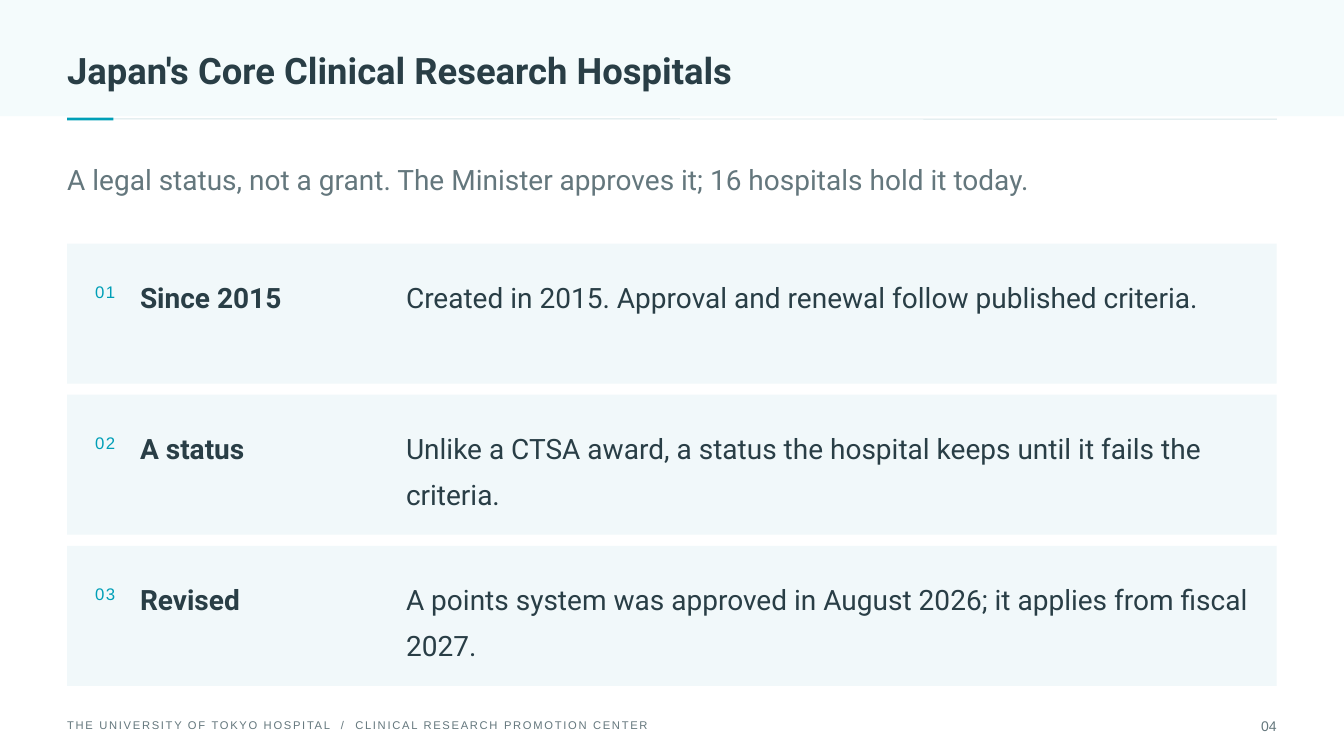
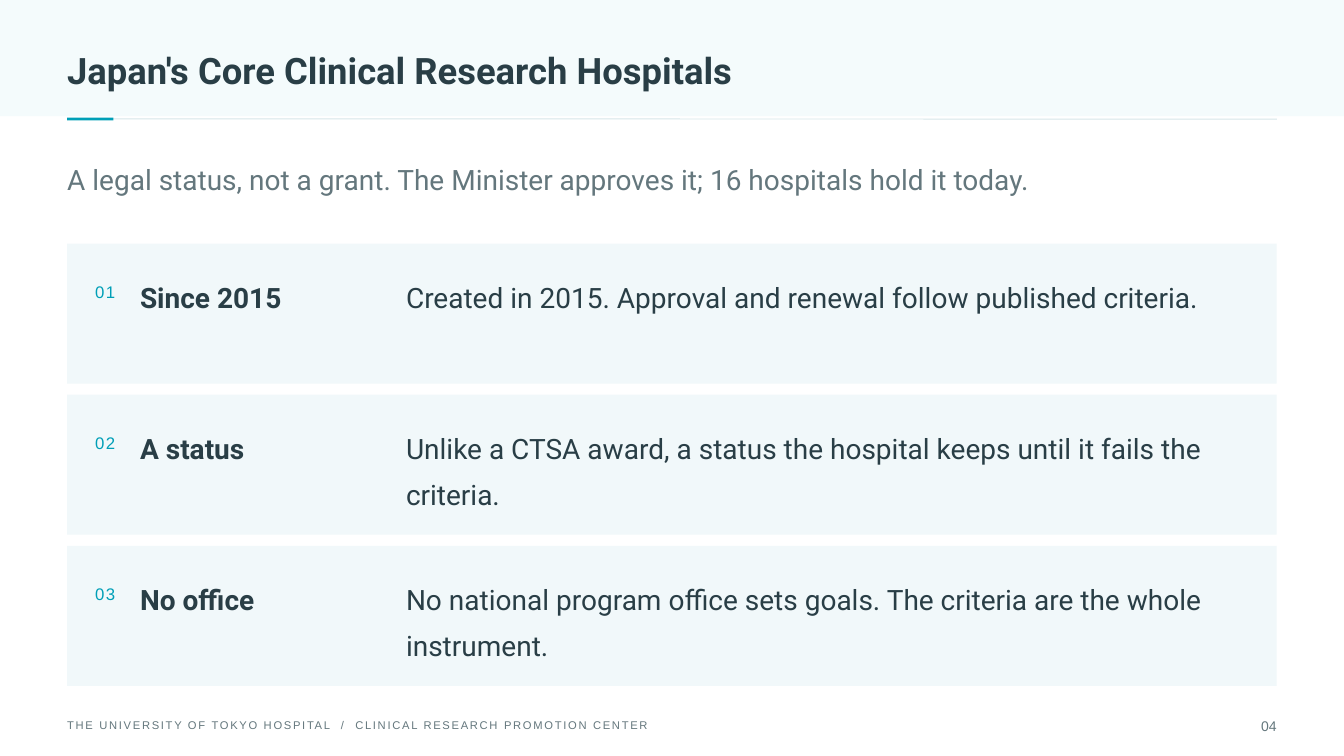
Before and after one commit to utokyo-crpc/slides, a slide deck: slide 4 of 20261008-vanderbilt/deck-16x9.pptx. Drawn at 1344x756 pixels with LibreOffice and Linux fonts; fonts in the diff are those of the drawing. Boxes give left, top, right and bottom in pixels: in the first picture for what was removed or moved away, otherwise in the second. Text is boxed around its words. In the diff, an @@ line names an element or a change of style, - is before the commit and + after.

```diff
--- a/20261008-vanderbilt/deck-16x9.pptx
+++ b/20261008-vanderbilt/deck-16x9.pptx
@@ text at bbox=[140, 588, 255, 611]: text changed @@
-Revised
+No office
@@ text at bbox=[406, 588, 1201, 657]: text changed @@
-A points system was approved in August 2026; it applies from fiscal 2027.
+No national program office sets goals. The criteria are the whole instrument.
```
Also in this commit, not shown: 3 other slides changed, 5 other files.
